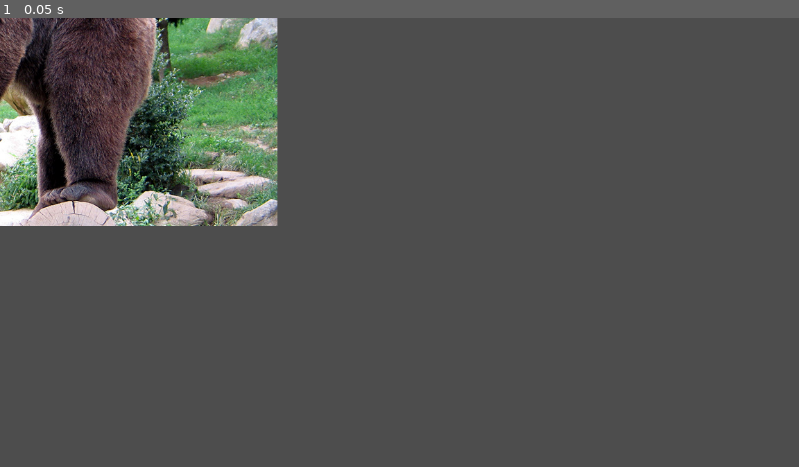
Above: before the commit, frame 1.
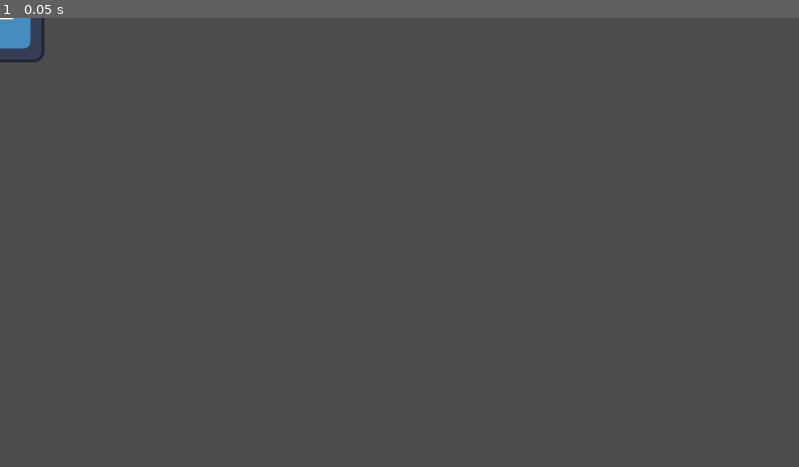
Above: after the commit, the same moment.

Repository: TyGuy54/GMTK-Jam
Game: Godot game, scene res://Scenes/bear_test.tscn
Two runs of this game, one before a commit and one after it. Both use one fixed random seed, a clock stepped at 60 frames per second and the inputs below. The project has no main scene, so this scene is started directly. The engine's default icon, where the game draws it, is replaced by a stand-in: a white triangle on a blue panel in a dark square.
Inputs:
- Up to frame 1 (0.05 s): no input

The runs differ from the first frame. In frame 1, 14% of the frame differs, in the area x 0-35%, y 0-47%.

Commit message:
spawner-test

Diff:
--- /dev/null
+++ b/Scenes/actor.tscn
@@ -0,0 +1,17 @@
+[gd_scene load_steps=4 format=3 uid="uid://conq44ntd6ubv"]
+
+[ext_resource type="Script" path="res://Scripts/Enemy/nector.gd" id="1_lco1p"]
+[ext_resource type="Texture2D" uid="uid://dcjs4cx8wak85" path="res://icon.svg" id="2_x7vl7"]
+
+[sub_resource type="CanvasItemMaterial" id="CanvasItemMaterial_ejqkv"]
+blend_mode = 1
+light_mode = 1
+
+[node name="Actor" type="CharacterBody2D"]
+material = SubResource("CanvasItemMaterial_ejqkv")
+script = ExtResource("1_lco1p")
+
+[node name="Sprite2D" type="Sprite2D" parent="."]
+texture = ExtResource("2_x7vl7")
+
+[node name="CollisionShape2D" type="CollisionShape2D" parent="."]
--- a/Scenes/bear_test.tscn
+++ b/Scenes/bear_test.tscn
@@ -1,6 +1,6 @@
-[gd_scene load_steps=3 format=3 uid="uid://b50w4d352nrvd"]
+[gd_scene load_steps=3 format=3 uid="uid://b7bhgw23gjt04"]
 
-[ext_resource type="Texture2D" uid="uid://dvxo71eom2rlu" path="res://Assets/bob_the_bear.jpg" id="1_gl1d7"]
+[ext_resource type="Texture2D" uid="uid://dcjs4cx8wak85" path="res://icon.svg" id="1_yj5jh"]
 
 [sub_resource type="RectangleShape2D" id="RectangleShape2D_daq0p"]
 size = Vector2(834, 620)
@@ -8,7 +8,7 @@
 [node name="Bear_test" type="CharacterBody2D"]
 
 [node name="Sprite2D" type="Sprite2D" parent="."]
-texture = ExtResource("1_gl1d7")
+texture = ExtResource("1_yj5jh")
 
 [node name="CollisionShape2D" type="CollisionShape2D" parent="."]
 position = Vector2(-1, 6)
--- a/Scripts/spawner.gd
+++ b/Scripts/spawner.gd
@@ -1,20 +1,30 @@
 extends Node2D
 
-var spawnTimer: Timer
+var spawn_timer: Timer
 var vector: Vector2
+@export var spawn_radius: Vector2
 
 func _ready():
-	spawnTimer = Timer.new()
-	add_child(spawnTimer)
-	spawnTimer.wait_time = 1.0
-	spawnTimer.connect("timeout", _on_spawn_timer_timeout)
-	spawnTimer.start()
+	spawn_radius = Vector2(700, 0)
+	spawn_timer = Timer.new()
+	add_child(spawn_timer)
+	spawn_timer.wait_time = 1.0
+	spawn_timer.connect("timeout", _on_spawn_timer_timeout)
+	spawn_timer.start()
 
-var counter: int = 0;
+var counter: int = 0
 
 func _on_spawn_timer_timeout():
 	const enemy_scene = preload("res://Scenes/bear_test.tscn")
 	var enemy = enemy_scene.instantiate();
-	enemy.transform.origin = Vector2(counter, 100)
+
+	var center_coordinates = get_viewport_rect().size / 2
+
+	var rng = RandomNumberGenerator.new()
+	var my_random_number = rng.randf_range(0, 360.0)
+
+	var spawn_position: Vector2 = center_coordinates + spawn_radius.rotated(10)
+
+	enemy.transform.origin = spawn_position
 	add_child(enemy)
-	counter+= 100;
+	counter+= 100
--- /dev/null
+++ b/spawner-test.tscn
@@ -0,0 +1,6 @@
+[gd_scene load_steps=2 format=3 uid="uid://c5g824o1n11xu"]
+
+[ext_resource type="Script" path="res://Scripts/spawner.gd" id="1_w4y1n"]
+
+[node name="Spawner" type="Node2D"]
+script = ExtResource("1_w4y1n")
Not shown: 1 places in Scenes/main.tscn that only renumber resources
Not shown: 1 places in Scenes/poopy_butt.tscn that only renumber resources
